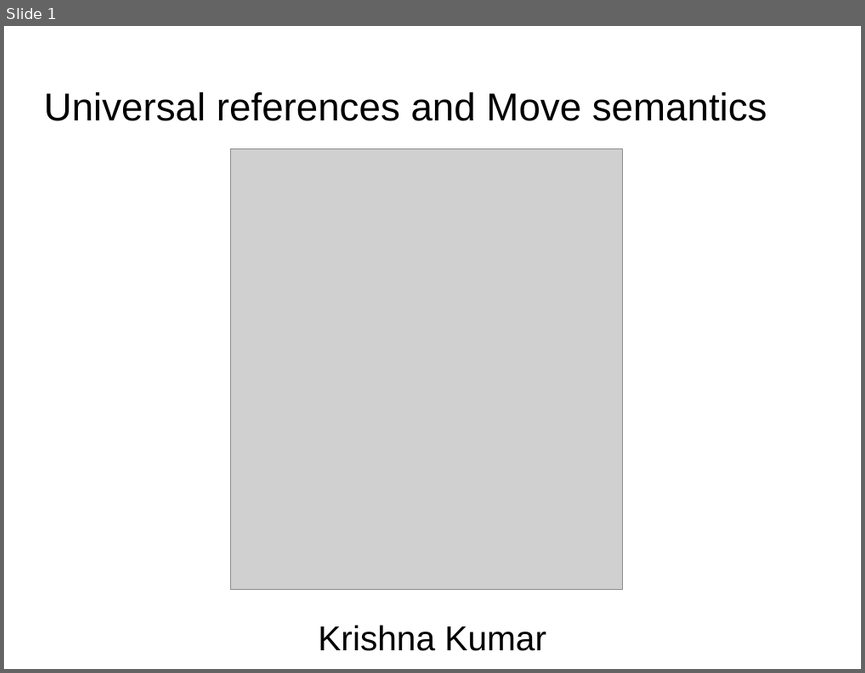
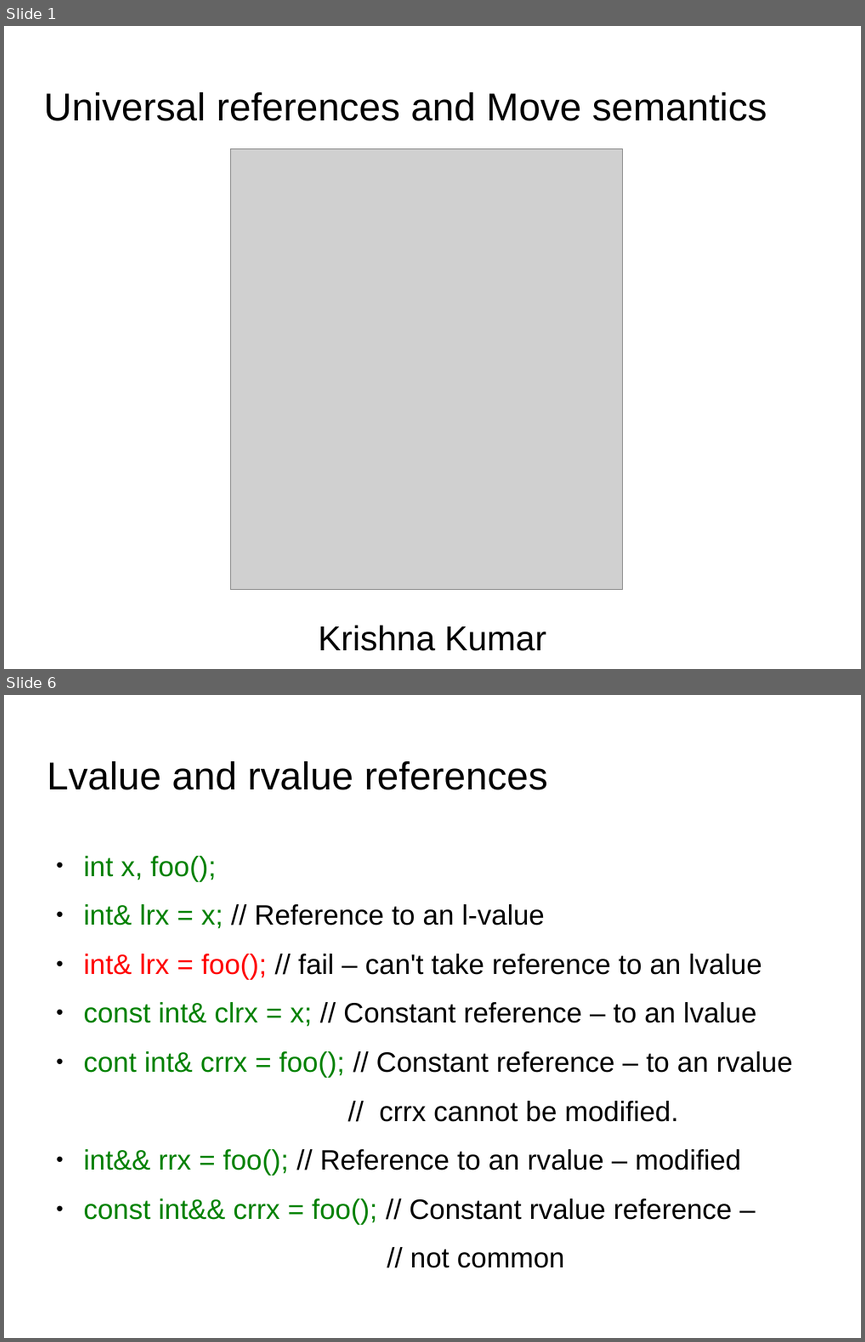
Before and after one commit to kks32/cpp-software-development, a slide deck: Ex16_Rvalue_Move_Semantics/Ex16_Rvalue_Move_Semantics.odp. Shown one above the other, each under a label of ours: slide 1 before the commit, slides 1 and 6 after it; the slides between them are not shown. The pictures are 865x673 and 865x1342 pixels, drawn with LibreOffice and Linux fonts; fonts in the diff are those of the drawing; grey boxes stand for pictures; background and template pictures are left out. Boxes give left, top, right and bottom in pixels: in the first picture for what was removed or moved away, otherwise in the second. Text is boxed around its words. In the diff, an @@ line names an element or a change of style, - is before the commit and + after.

```diff
--- a/Ex16_Rvalue_Move_Semantics/Ex16_Rvalue_Move_Semantics.odp
+++ b/Ex16_Rvalue_Move_Semantics/Ex16_Rvalue_Move_Semantics.odp
@@ slide 6 added at (4,695,861,1338), background picture (left out) @@
@@ title added at (46,761,548,790), 36 pt, text #000000 @@
+Lvalue and rvalue references
@@ text added at (84,856,793,1268), 26 pt, text #000000 @@
+● int x, foo();
+● int& lrx = x; // Reference to an l-value
+● int& lrx = foo(); // fail – can't take reference to an lvalue
+● const int& clrx = x; // Constant reference – to an lvalue
+● cont int& crrx = foo(); // Constant reference – to an rvalue
+// crrx cannot be modified.
+● int&& rrx = foo(); // Reference to an rvalue – modified
+● const int&& crrx = foo(); // Constant rvalue reference –
+// not common
```
Also in this commit, not shown: 1 slide changed, 4 other slides added, 2 other files.
